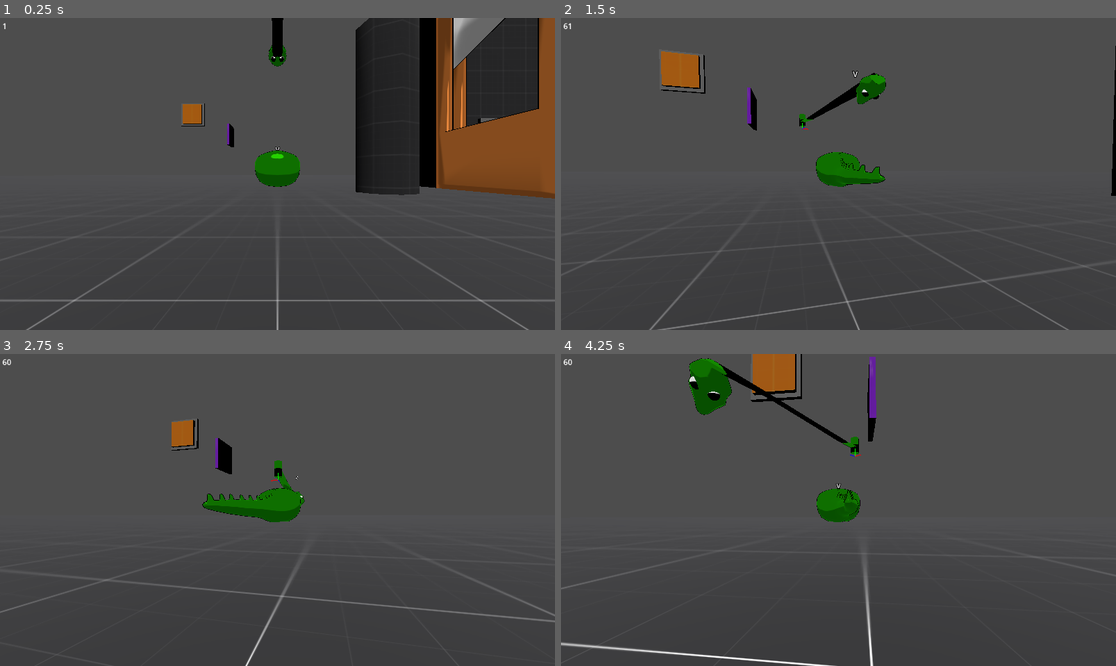
Above: before the commit, frames 1-4 (two rows, left to right).
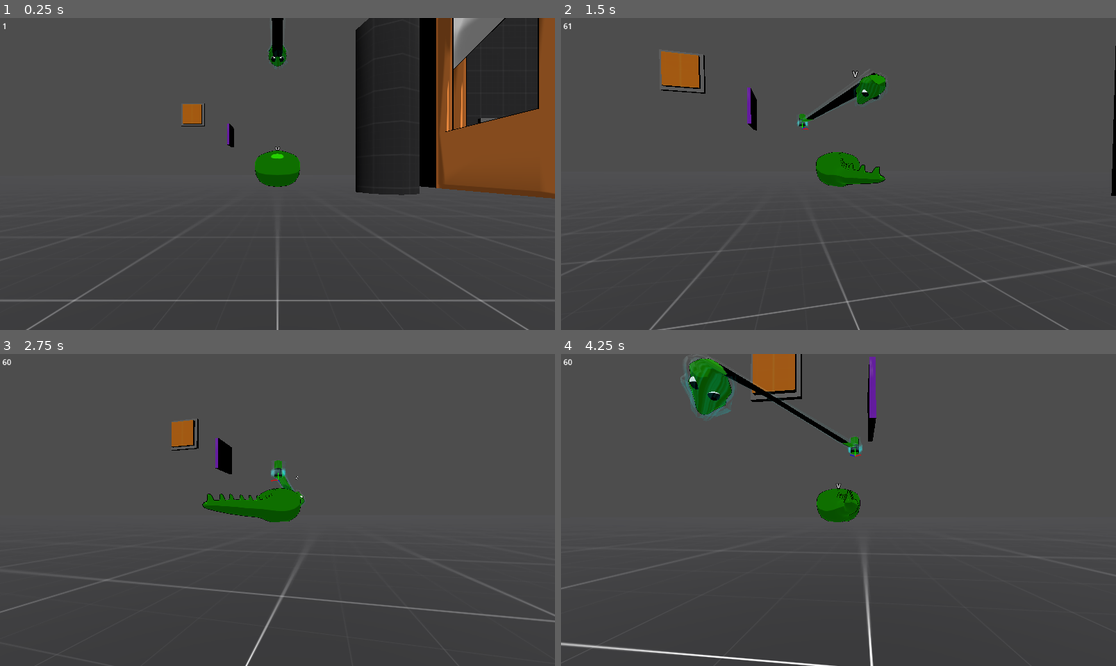
Above: after the commit, the same moments.

Repository: Norodix/Hydradynamic
Game: Godot game, scene res://Source/Environment/world.tscn
Two runs of this game, one before a commit and one after it. Both use one fixed random seed, a clock stepped at 60 frames per second and the inputs below.
Inputs (mouse positions are in pixels of both pictures, inside the frame that each line leads up to):
- Up to frame 1 (0.25 s): no input
- Up to frame 2 (1.5 s): tap Enter at 0.5 s; move the mouse to (832, 180) at 0.52 s; hold Ctrl (Sneak) 0.53-1.28 s; hold W (Forward) from 0.53 s (still down); move the mouse to (877, 177) at 1.27 s; tap Space (control_next) at 1.35 s
- Up to frame 3 (2.75 s): keep holding W (Forward); move the mouse to (233, 506) at 2.02 s; tap 0 at 2.1 s
- Up to frame 4 (4.25 s): move the mouse to (844, 510) at 2.77 s; release W (Forward) at 2.78 s; hold A (Left) 2.78-3.53 s; tap 9 at 2.85 s; move the mouse to (816, 503) at 3.52 s; hold W (Forward) from 3.53 s (still down); hold Ctrl (Sneak) from 3.53 s (still down)

The runs differ from the first frame. In frame 1, less than 0.1% of the frame differs, in the area x 48-52%, y 2-17%; in frame 2, less than 0.1%; in frame 3, less than 0.1%; in frame 4, 0.6%, in the area x 21-55%, y 0-33%.

Commit message:
Shock Hydra Head

Diff:
--- a/Source/Characters/hydra_head.tscn
+++ b/Source/Characters/hydra_head.tscn
@@ -1,7 +1,8 @@
-[gd_scene load_steps=14 format=3 uid="uid://dug5rer0e3dai"]
+[gd_scene load_steps=16 format=3 uid="uid://dug5rer0e3dai"]
 
 [ext_resource type="Script" path="res://Source/Characters/hydra_head.gd" id="1_7mwv7"]
 [ext_resource type="Texture2D" uid="uid://swib77707gw8" path="res://Assets/Hydra/Eyes_Tex.png" id="3_bs31u"]
+[ext_resource type="Shader" uid="uid://mapabvsdd5a6" path="res://Source/Materials/Shock_Shader.tres" id="3_vlwb5"]
 [ext_resource type="Script" path="res://Source/Characters/IKFixerUpper.gd" id="4_04ek3"]
 [ext_resource type="Script" path="res://Source/Characters/start_IK.gd" id="4_8dbd0"]
 
@@ -39,25 +40,25 @@
 bind/1/pose = Transform3D(1, 0, -1.69703e-30, -2.64698e-23, 0, -1, 1.88079e-37, 1, 7.10543e-15, 4.00511e-16, 13.7393, 1.22555e-07)
 bind/2/name = &"Neck_06"
 bind/2/bone = -1
-bind/2/pose = Transform3D(1, 0, 0, -2.64698e-23, -7.10543e-15, -1, 1.4013e-44, 1, 0, 4.00511e-16, 12.0342, 1.22555e-07)
+bind/2/pose = Transform3D(1, 0, 0, -2.64698e-23, -7.10543e-15, -1, 0, 1, 0, 4.00511e-16, 12.0342, 1.22555e-07)
 bind/3/name = &"Neck_05"
 bind/3/bone = -1
-bind/3/pose = Transform3D(1, 0, 0, -2.64698e-23, -7.10543e-15, -1, 1.4013e-44, 1, 0, 4.00511e-16, 10.2703, 1.22555e-07)
+bind/3/pose = Transform3D(1, 0, 0, -2.64698e-23, -7.10543e-15, -1, 0, 1, 0, 4.00511e-16, 10.2703, 1.22555e-07)
 bind/4/name = &"Neck_04"
 bind/4/bone = -1
-bind/4/pose = Transform3D(1, 0, 0, -2.64698e-23, -7.10543e-15, -1, 1.4013e-44, 1, 0, 4.00511e-16, 8.48681, 1.22555e-07)
+bind/4/pose = Transform3D(1, 0, 0, -2.64698e-23, -7.10543e-15, -1, 0, 1, 0, 4.00511e-16, 8.48681, 1.22555e-07)
 bind/5/name = &"Neck_03"
 bind/5/bone = -1
-bind/5/pose = Transform3D(1, 0, 0, -2.64698e-23, -7.10543e-15, -1, 1.4013e-44, 1, 0, 4.00511e-16, 6.8405, 1.22555e-07)
+bind/5/pose = Transform3D(1, 0, 0, -2.64698e-23, -7.10543e-15, -1, 0, 1, 0, 4.00511e-16, 6.8405, 1.22555e-07)
 bind/6/name = &"Neck_02"
 bind/6/bone = -1
-bind/6/pose = Transform3D(1, 0, 0, -2.64698e-23, -7.10543e-15, -1, 1.4013e-44, 1, 0, 4.00511e-16, 5.05699, 1.22555e-07)
+bind/6/pose = Transform3D(1, 0, 0, -2.64698e-23, -7.10543e-15, -1, 0, 1, 0, 4.00511e-16, 5.05699, 1.22555e-07)
 bind/7/name = &"Neck_01"
 bind/7/bone = -1
-bind/7/pose = Transform3D(1, 0, 0, -2.64698e-23, -7.10543e-15, -1, 1.4013e-44, 1, 0, 4.00511e-16, 3.33228, 1.22555e-07)
+bind/7/pose = Transform3D(1, 0, 0, -2.64698e-23, -7.10543e-15, -1, 0, 1, 0, 4.00511e-16, 3.33228, 1.22555e-07)
 bind/8/name = &"Neck_Start"
 bind/8/bone = -1
-bind/8/pose = Transform3D(1, 0, 0, -2.64698e-23, -7.10543e-15, -1, 1.4013e-44, 1, 0, 4.00511e-16, 0.960804, 1.22555e-07)
+bind/8/pose = Transform3D(1, 0, 0, -2.64698e-23, -7.10543e-15, -1, 0, 1, 0, 4.00511e-16, 0.960804, 1.22555e-07)
 
 [sub_resource type="StandardMaterial3D" id="StandardMaterial3D_4to8o"]
 diffuse_mode = 3
@@ -87,7 +88,12 @@
 }]
 blend_shape_mode = 0
 
+[sub_resource type="ShaderMaterial" id="ShaderMaterial_ebu05"]
+render_priority = 0
+shader = ExtResource("3_vlwb5")
+
 [sub_resource type="StandardMaterial3D" id="StandardMaterial3D_2olw7"]
+next_pass = SubResource("ShaderMaterial_ebu05")
 cull_mode = 1
 diffuse_mode = 3
 specular_mode = 2
@@ -142,10 +148,10 @@
 bones/1/scale = Vector3(1, 1, 1)
 bones/2/name = "Neck_06"
 bones/2/parent = 1
-bones/2/rest = Transform3D(1, 8.48514e-31, 1.68156e-44, -8.48514e-31, 1, 7.10543e-15, -1.12104e-44, -7.10543e-15, 1, -2.04118e-29, 1.70511, 2.432e-16)
+bones/2/rest = Transform3D(1, 8.48514e-31, 0, -8.48514e-31, 1, 7.10543e-15, 0, -7.10543e-15, 1, -2.04118e-29, 1.70511, 2.432e-16)
 bones/2/enabled = true
 bones/2/position = Vector3(-2.04118e-29, 1.70511, 2.432e-16)
-bones/2/rotation = Quaternion(-3.55271e-15, 7.00649e-45, -4.24257e-31, 1)
+bones/2/rotation = Quaternion(-3.55271e-15, 0, -4.24257e-31, 1)
 bones/2/scale = Vector3(1, 1, 1)
 bones/3/name = "Neck_05"
 bones/3/parent = 2
--- /dev/null
+++ b/Source/Materials/Shock_Shader.tres
@@ -0,0 +1,247 @@
+[gd_resource type="VisualShader" load_steps=25 format=3 uid="uid://mapabvsdd5a6"]
+
+[ext_resource type="Texture2D" uid="uid://brd2k4asp8v2t" path="res://Assets/PNG/Shock_Tex.png" id="1_ncdad"]
+[ext_resource type="Texture2D" uid="uid://bvww8ppvpkr68" path="res://Assets/PNG/Shock_Bump.png" id="2_2qo25"]
+
+[sub_resource type="VisualShaderNodeVectorOp" id="VisualShaderNodeVectorOp_xrae5"]
+default_input_values = [0, Vector2(0, 0), 1, Vector2(5, 5)]
+op_type = 0
+operator = 2
+
+[sub_resource type="VisualShaderNodeFloatOp" id="VisualShaderNodeFloatOp_o2c7b"]
+default_input_values = [0, 0.0, 1, 0.2]
+operator = 2
+
+[sub_resource type="VisualShaderNodeVectorOp" id="VisualShaderNodeVectorOp_jgrjf"]
+default_input_values = [0, Vector3(0, 0, 0), 1, Vector3(2, 2, 2)]
+operator = 2
+
+[sub_resource type="VisualShaderNodeInput" id="VisualShaderNodeInput_n4v27"]
+input_name = "time"
+
+[sub_resource type="VisualShaderNodeFloatFunc" id="VisualShaderNodeFloatFunc_53s7d"]
+function = 0
+
+[sub_resource type="VisualShaderNodeFloatFunc" id="VisualShaderNodeFloatFunc_8r34w"]
+function = 12
+
+[sub_resource type="VisualShaderNodeFloatOp" id="VisualShaderNodeFloatOp_aujgj"]
+default_input_values = [0, 0.0, 1, 20.0]
+operator = 2
+
+[sub_resource type="VisualShaderNodeTexture" id="VisualShaderNodeTexture_6lts7"]
+texture = ExtResource("1_ncdad")
+
+[sub_resource type="VisualShaderNodeVectorDecompose" id="VisualShaderNodeVectorDecompose_187eb"]
+default_input_values = [0, Quaternion(0, 0, 0, 0)]
+op_type = 2
+
+[sub_resource type="VisualShaderNodeInput" id="VisualShaderNodeInput_2y7l4"]
+input_name = "uv"
+
+[sub_resource type="VisualShaderNodeVectorOp" id="VisualShaderNodeVectorOp_nec7s"]
+default_input_values = [0, Vector2(0, 0), 1, Vector2(0, 0)]
+op_type = 0
+
+[sub_resource type="VisualShaderNodeInput" id="VisualShaderNodeInput_mmtbn"]
+input_name = "normal"
+
+[sub_resource type="VisualShaderNodeVectorOp" id="VisualShaderNodeVectorOp_hfi1g"]
+default_input_values = [0, Vector3(0, 0, 0), 1, Vector3(0.5, 0.5, 0.5)]
+operator = 2
+
+[sub_resource type="VisualShaderNodeVectorOp" id="VisualShaderNodeVectorOp_yyi5n"]
+
+[sub_resource type="VisualShaderNodeVectorOp" id="VisualShaderNodeVectorOp_w2sqf"]
+default_input_values = [0, Vector2(0, 0), 1, Vector2(0, 0)]
+op_type = 0
+
+[sub_resource type="VisualShaderNodeTexture" id="VisualShaderNodeTexture_os4nw"]
+texture = ExtResource("2_2qo25")
+
+[sub_resource type="VisualShaderNodeInput" id="VisualShaderNodeInput_t1fro"]
+input_name = "time"
+
+[sub_resource type="VisualShaderNodeFloatOp" id="VisualShaderNodeFloatOp_buiot"]
+default_input_values = [0, 0.0, 1, 10.0]
+operator = 2
+
+[sub_resource type="VisualShaderNodeFloatFunc" id="VisualShaderNodeFloatFunc_adp6l"]
+function = 0
+
+[sub_resource type="VisualShaderNodeInput" id="VisualShaderNodeInput_blgwl"]
+input_name = "uv"
+
+[sub_resource type="VisualShaderNodeInput" id="VisualShaderNodeInput_w7yf5"]
+input_name = "vertex"
+
+[sub_resource type="VisualShaderNodeVectorOp" id="VisualShaderNodeVectorOp_pbjus"]
+default_input_values = [0, Vector3(0, 0, 0), 1, Vector3(1, 1, 1)]
+operator = 2
+
+[resource]
+code = "shader_type spatial;
+uniform sampler2D tex_vtx_2;
+uniform sampler2D tex_frg_6;
+
+
+
+void vertex() {
+// Input:8
+	vec3 n_out8p0 = VERTEX;
+
+
+// Input:13
+	vec3 n_out13p0 = NORMAL;
+
+
+// VectorOp:14
+	vec3 n_in14p1 = vec3(0.50000, 0.50000, 0.50000);
+	vec3 n_out14p0 = n_out13p0 * n_in14p1;
+
+
+// Input:6
+	vec2 n_out6p0 = UV;
+
+
+// Input:3
+	float n_out3p0 = TIME;
+
+
+// FloatOp:4
+	float n_in4p1 = 10.00000;
+	float n_out4p0 = n_out3p0 * n_in4p1;
+
+
+// FloatFunc:5
+	float n_out5p0 = sin(n_out4p0);
+
+
+// VectorOp:16
+	vec2 n_out16p0 = n_out6p0 + vec2(n_out5p0);
+
+
+// Texture2D:2
+	vec4 n_out2p0 = texture(tex_vtx_2, n_out16p0);
+
+
+// VectorOp:9
+	vec3 n_out9p0 = n_out14p0 * vec3(n_out2p0.xyz);
+
+
+// VectorOp:15
+	vec3 n_out15p0 = n_out8p0 + n_out9p0;
+
+
+// Output:0
+	VERTEX = n_out15p0;
+
+
+}
+
+void fragment() {
+// Input:8
+	vec2 n_out8p0 = UV;
+
+
+// VectorOp:10
+	vec2 n_in10p1 = vec2(5.00000, 5.00000);
+	vec2 n_out10p0 = n_out8p0 * n_in10p1;
+
+
+// Input:2
+	float n_out2p0 = TIME;
+
+
+// FloatOp:5
+	float n_in5p1 = 20.00000;
+	float n_out5p0 = n_out2p0 * n_in5p1;
+
+
+// FloatFunc:3
+	float n_out3p0 = sin(n_out5p0);
+
+
+// FloatFunc:4
+	float n_out4p0 = abs(n_out3p0);
+
+
+// VectorOp:9
+	vec2 n_out9p0 = n_out10p0 + vec2(n_out4p0);
+
+
+// Texture2D:6
+	vec4 n_out6p0 = texture(tex_frg_6, n_out9p0);
+
+
+// VectorDecompose:7
+	float n_out7p0 = n_out6p0.x;
+	float n_out7p1 = n_out6p0.y;
+	float n_out7p2 = n_out6p0.z;
+	float n_out7p3 = n_out6p0.w;
+
+
+// FloatOp:11
+	float n_in11p1 = 0.20000;
+	float n_out11p0 = n_out7p3 * n_in11p1;
+
+
+// VectorOp:12
+	vec3 n_in12p1 = vec3(2.00000, 2.00000, 2.00000);
+	vec3 n_out12p0 = vec3(n_out6p0.xyz) * n_in12p1;
+
+
+// Output:0
+	ALPHA = n_out11p0;
+	EMISSION = n_out12p0;
+
+
+}
+"
+graph_offset = Vector2(-425.498, 102.272)
+nodes/vertex/2/node = SubResource("VisualShaderNodeTexture_os4nw")
+nodes/vertex/2/position = Vector2(-820, 680)
+nodes/vertex/3/node = SubResource("VisualShaderNodeInput_t1fro")
+nodes/vertex/3/position = Vector2(-1780, 660)
+nodes/vertex/4/node = SubResource("VisualShaderNodeFloatOp_buiot")
+nodes/vertex/4/position = Vector2(-1480, 660)
+nodes/vertex/5/node = SubResource("VisualShaderNodeFloatFunc_adp6l")
+nodes/vertex/5/position = Vector2(-1300, 660)
+nodes/vertex/6/node = SubResource("VisualShaderNodeInput_blgwl")
+nodes/vertex/6/position = Vector2(-1480, 820)
+nodes/vertex/8/node = SubResource("VisualShaderNodeInput_w7yf5")
+nodes/vertex/8/position = Vector2(-1120, 420)
+nodes/vertex/9/node = SubResource("VisualShaderNodeVectorOp_pbjus")
+nodes/vertex/9/position = Vector2(-280, 460)
+nodes/vertex/13/node = SubResource("VisualShaderNodeInput_mmtbn")
+nodes/vertex/13/position = Vector2(-1120, 500)
+nodes/vertex/14/node = SubResource("VisualShaderNodeVectorOp_hfi1g")
+nodes/vertex/14/position = Vector2(-740, 520)
+nodes/vertex/15/node = SubResource("VisualShaderNodeVectorOp_yyi5n")
+nodes/vertex/15/position = Vector2(-40, 280)
+nodes/vertex/16/node = SubResource("VisualShaderNodeVectorOp_w2sqf")
+nodes/vertex/16/position = Vector2(-1060, 720)
+nodes/vertex/connections = PackedInt32Array(3, 0, 4, 0, 4, 0, 5, 0, 13, 0, 14, 0, 8, 0, 15, 0, 15, 0, 0, 0, 14, 0, 9, 0, 2, 0, 9, 1, 9, 0, 15, 1, 6, 0, 16, 0, 5, 0, 16, 1, 16, 0, 2, 0)
+nodes/fragment/2/node = SubResource("VisualShaderNodeInput_n4v27")
+nodes/fragment/2/position = Vector2(-1580, 720)
+nodes/fragment/3/node = SubResource("VisualShaderNodeFloatFunc_53s7d")
+nodes/fragment/3/position = Vector2(-1060, 720)
+nodes/fragment/4/node = SubResource("VisualShaderNodeFloatFunc_8r34w")
+nodes/fragment/4/position = Vector2(-860, 720)
+nodes/fragment/5/node = SubResource("VisualShaderNodeFloatOp_aujgj")
+nodes/fragment/5/position = Vector2(-1260, 700)
+nodes/fragment/6/node = SubResource("VisualShaderNodeTexture_6lts7")
+nodes/fragment/6/position = Vector2(-320, 360)
+nodes/fragment/7/node = SubResource("VisualShaderNodeVectorDecompose_187eb")
+nodes/fragment/7/position = Vector2(3.70607, 448.836)
+nodes/fragment/8/node = SubResource("VisualShaderNodeInput_2y7l4")
+nodes/fragment/8/position = Vector2(-1160, 460)
+nodes/fragment/9/node = SubResource("VisualShaderNodeVectorOp_nec7s")
+nodes/fragment/9/position = Vector2(-551.321, 500.745)
+nodes/fragment/10/node = SubResource("VisualShaderNodeVectorOp_xrae5")
+nodes/fragment/10/position = Vector2(-789.57, 494.09)
+nodes/fragment/11/node = SubResource("VisualShaderNodeFloatOp_o2c7b")
+nodes/fragment/11/position = Vector2(220, 460)
+nodes/fragment/12/node = SubResource("VisualShaderNodeVectorOp_jgrjf")
+nodes/fragment/12/position = Vector2(20, 260)
+nodes/fragment/connections = PackedInt32Array(3, 0, 4, 0, 2, 0, 5, 0, 5, 0, 3, 0, 6, 0, 7, 0, 4, 0, 9, 1, 9, 0, 6, 0, 8, 0, 10, 0, 10, 0, 9, 0, 7, 3, 11, 0, 11, 0, 0, 1, 6, 0, 12, 0, 12, 0, 0, 5)
Binary file added: Assets/PNG/Shock_Bump.png
Not shown, added: Assets/PNG/Shock_Bump.png.import
Binary file added: Assets/PNG/Shock_Tex.png
Not shown, added: Assets/PNG/Shock_Tex.png.import
